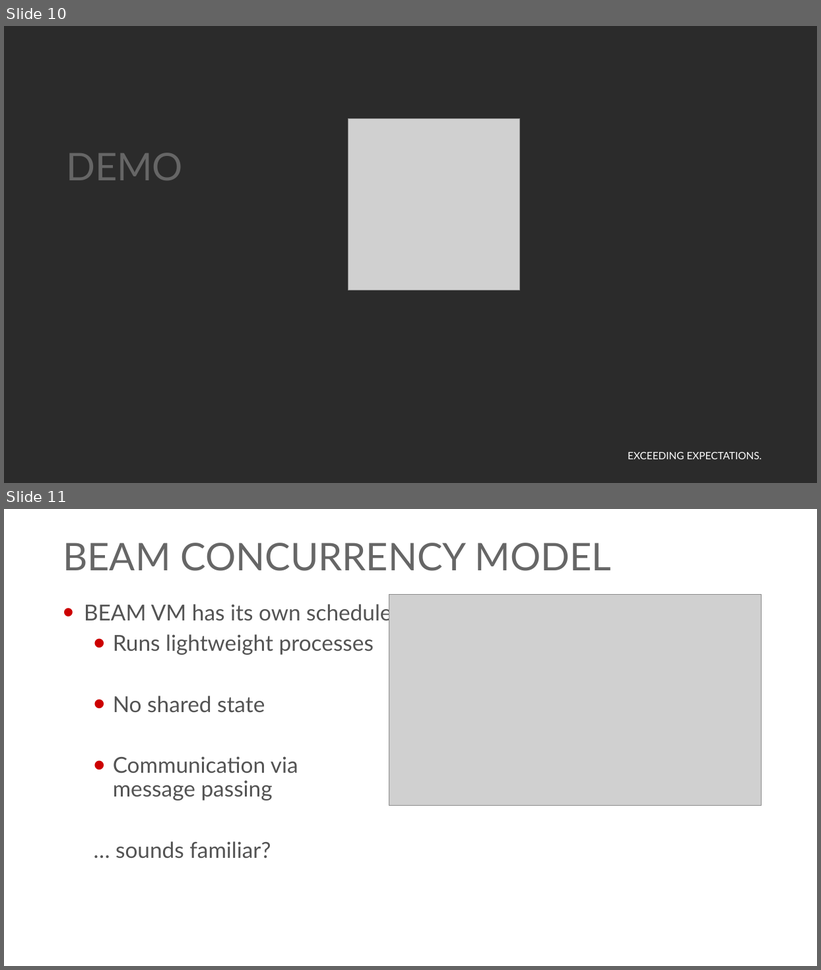
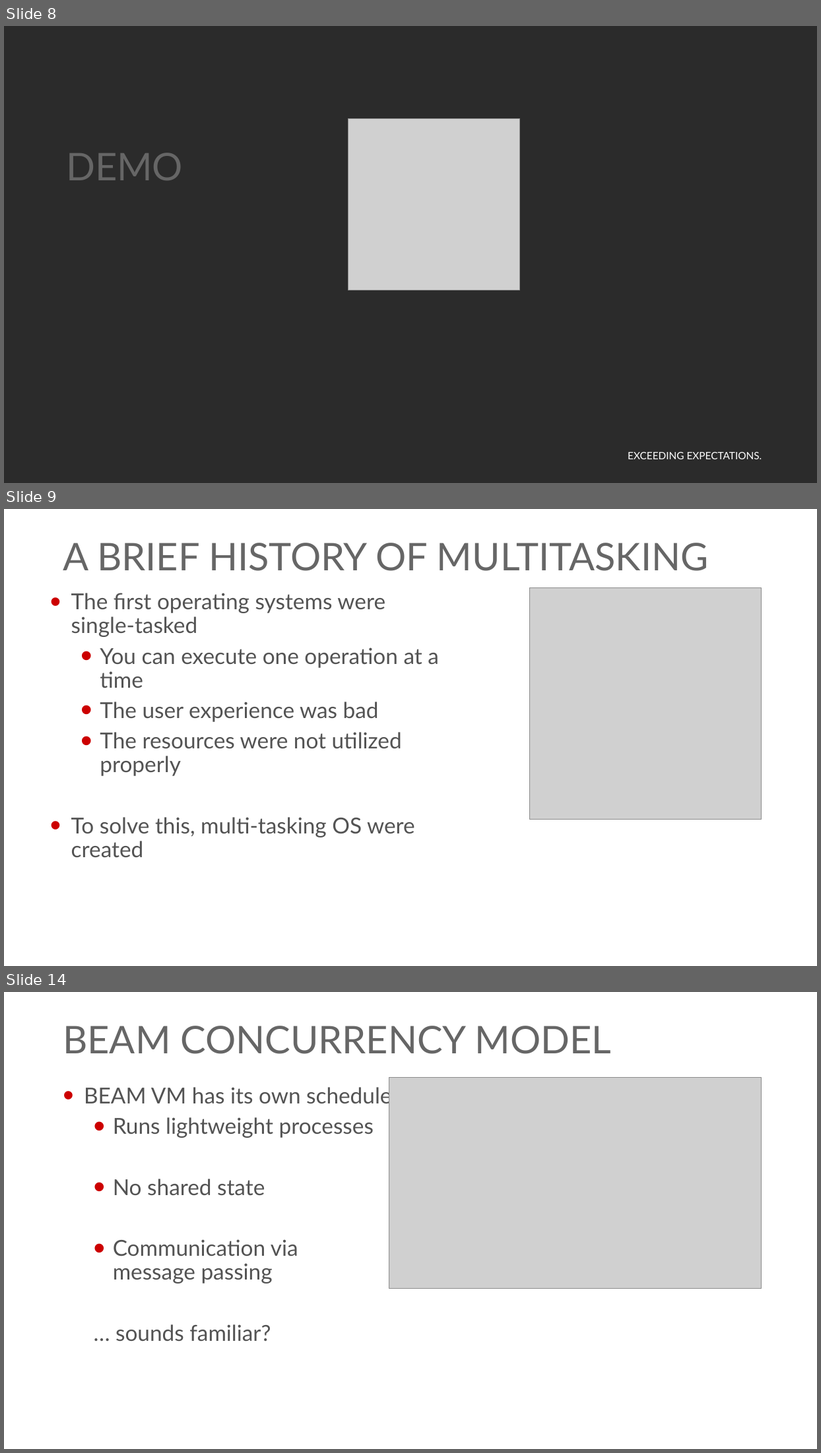
Before and after one commit to georgiyolovski/elixir-workshop, a slide deck: day2/Elixir - Day 2.pptx. Shown one above the other, each under a label of ours: slides 10 and 11 before the commit, slides 8, 9 and 14 after it; the slides between them are not shown. The pictures are 821x970 and 821x1453 pixels, drawn with LibreOffice and Linux fonts; fonts in the diff are those of the drawing; grey boxes stand for pictures; background and template pictures are left out; a plain dark background stands for a picture behind light text. Boxes give left, top, right and bottom in pixels: in the first picture for what was removed or moved away, otherwise in the second. Text is boxed around its words. In the diff, an @@ line names an element or a change of style, - is before the commit and + after.

```diff
--- a/day2/Elixir - Day 2.pptx
+++ b/day2/Elixir - Day 2.pptx
@@ slide 9 added at [4, 509, 817, 966], background #FFFFFF; not listed: 1 template element that a slide beside it also shows @@
@@ title added at [63, 543, 709, 571], 45 pt, text #666666 @@
+A BRIEF HISTORY OF MULTITASKING
@@ picture added at [530, 588, 762, 819] @@
@@ text added at [71, 593, 439, 858], 26 pt, text #535353 @@
+• The first operating systems were single-tasked
+  • You can execute one operation at a time
+  • The user experience was bad
+  • The resources were not utilized properly
+• To solve this, multi-tasking OS were created
@@ what was slide 10 is now slide 8 @@
@@ what was slide 11 is now slide 14 @@
```
Also in this commit, not shown: 5 slides changed, 5 other slides added, 1 slide removed, 2 other files.
